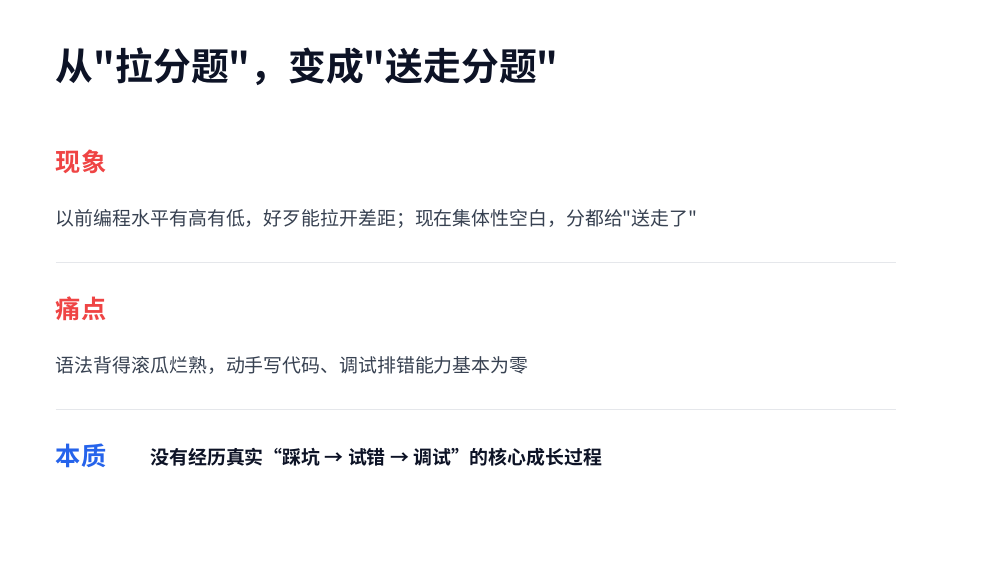
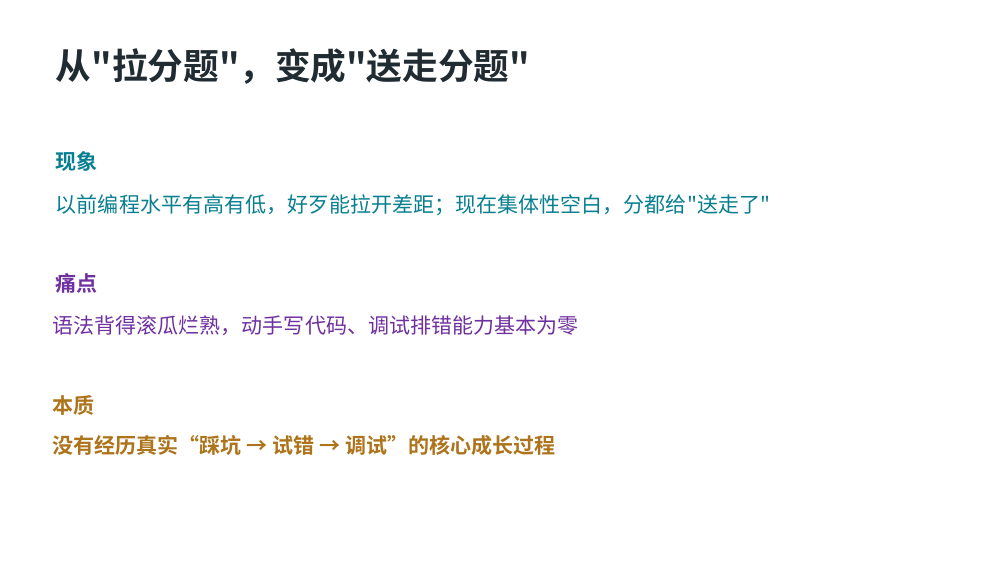
Before and after one commit to SCPZ24/AgentFlow-Salon, a slide deck: slide 4 of PPTs/EP3/Meeting03.pptx. Drawn at 1008x567 pixels with LibreOffice and Linux fonts; fonts in the diff are those of the drawing; background and template pictures are left out. Boxes give left, top, right and bottom in pixels: in the first picture for what was removed or moved away, otherwise in the second. Text is boxed around its words. In the diff, an @@ line names an element or a change of style, - is before the commit and + after.

```diff
--- a/PPTs/EP3/Meeting03.pptx
+++ b/PPTs/EP3/Meeting03.pptx
@@ text "从"拉分题"，变成"送走分题"" at [56,48,530,84]: size 36 to 34 pt, text colour #0D1326 to #202B32 @@
@@ text "现象" at [56,151,98,171]: size 24 to 20 pt, text colour #EF4444 to #087F91 @@
@@ text "以前编程水平有高有低，好歹能拉开差距；现在集体性空白，分都给"送走了"": place and size @@
-text "以前编程水平有高有低，好歹能拉开差距；现在集体性空白，分都给"送走了"" at [56,209,698,228]
+text "以前编程水平有高有低，好歹能拉开差距；现在集体性空白，分都给"送走了"" at [56,194,770,215]
@@ text "以前编程水平有高有低，好歹能拉开差距；现在集体性空白，分都给"送走了"" at [56,194,770,215]: size 18 to 20 pt, text colour #374151 to #087F91 @@
@@ text "痛点": place and size @@
-text "痛点" at [56,296,106,321]
+text "痛点" at [56,273,98,293]
@@ text "痛点" at [56,273,98,293]: size 24 to 20 pt, text colour #EF4444 to #7030A0 @@
@@ line removed from (56, 262) to (896, 262) @@
@@ text "语法背得滚瓜烂熟，动手写代码、调试排错能力基本为零": place and size @@
-text "语法背得滚瓜烂熟，动手写代码、调试排错能力基本为零" at [56,356,528,374]
+text "语法背得滚瓜烂熟，动手写代码、调试排错能力基本为零" at [53,315,579,335]
@@ text "语法背得滚瓜烂熟，动手写代码、调试排错能力基本为零" at [53,315,579,335]: size 18 to 20 pt, text colour #374151 to #7030A0 @@
@@ text "本质": place and size @@
-text "本质" at [56,443,106,468]
+text "本质" at [53,395,95,415]
@@ text "本质" at [53,395,95,415]: size 24 to 20 pt, text colour #2563EB to #AD741C @@
@@ line removed from (56, 410) to (896, 410) @@
@@ text "没有经历真实“踩坑 → 试错 → 调试”的核心成长过程": place and size @@
-text "没有经历真实“踩坑 → 试错 → 调试”的核心成长过程" at [150,448,602,466]
+text "没有经历真实“踩坑 → 试错 → 调试”的核心成长过程" at [53,435,555,455]
@@ text "没有经历真实“踩坑 → 试错 → 调试”的核心成长过程" at [53,435,555,455]: size 18 to 20 pt, text colour #0D1326 to #AD741C @@
```
Also in this commit, not shown: 5 other slides changed, 5 other files.
